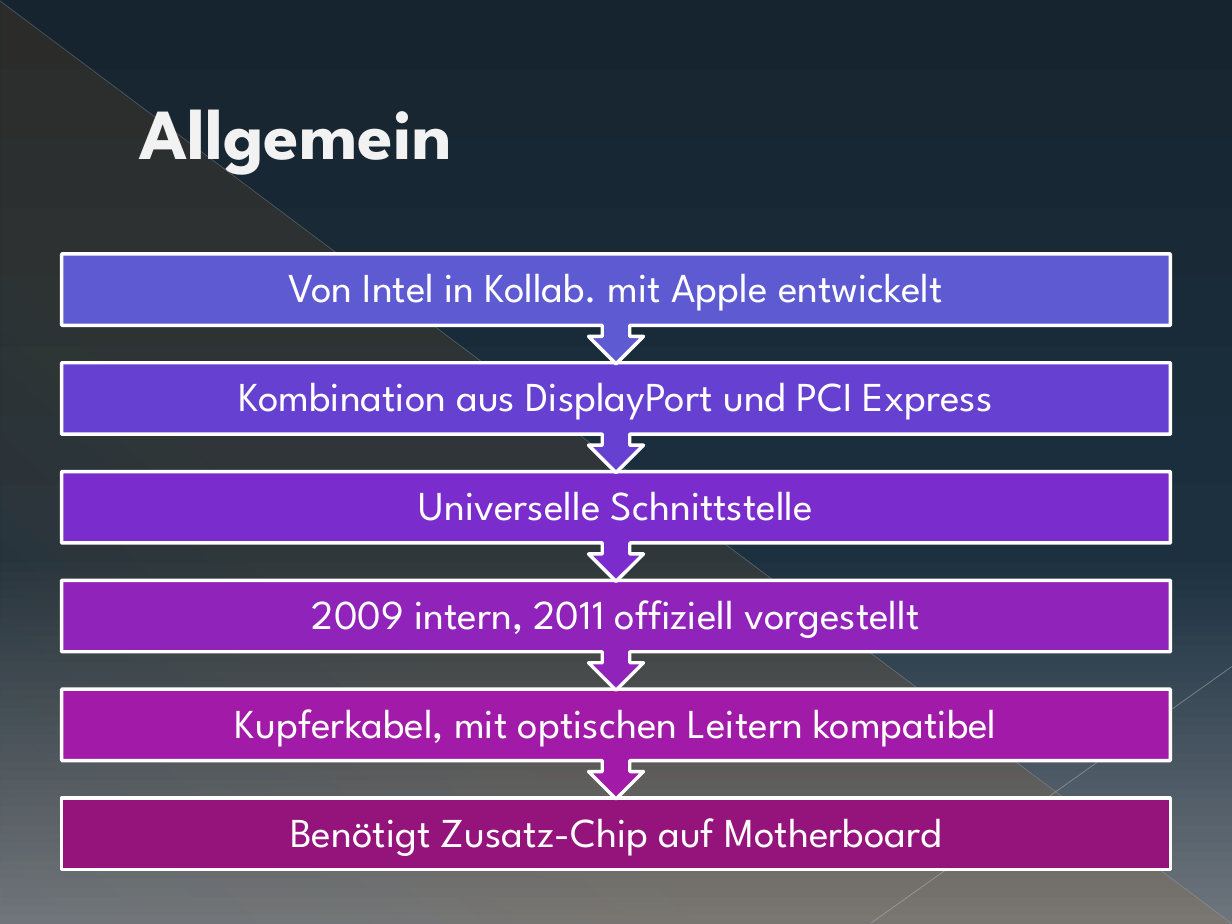
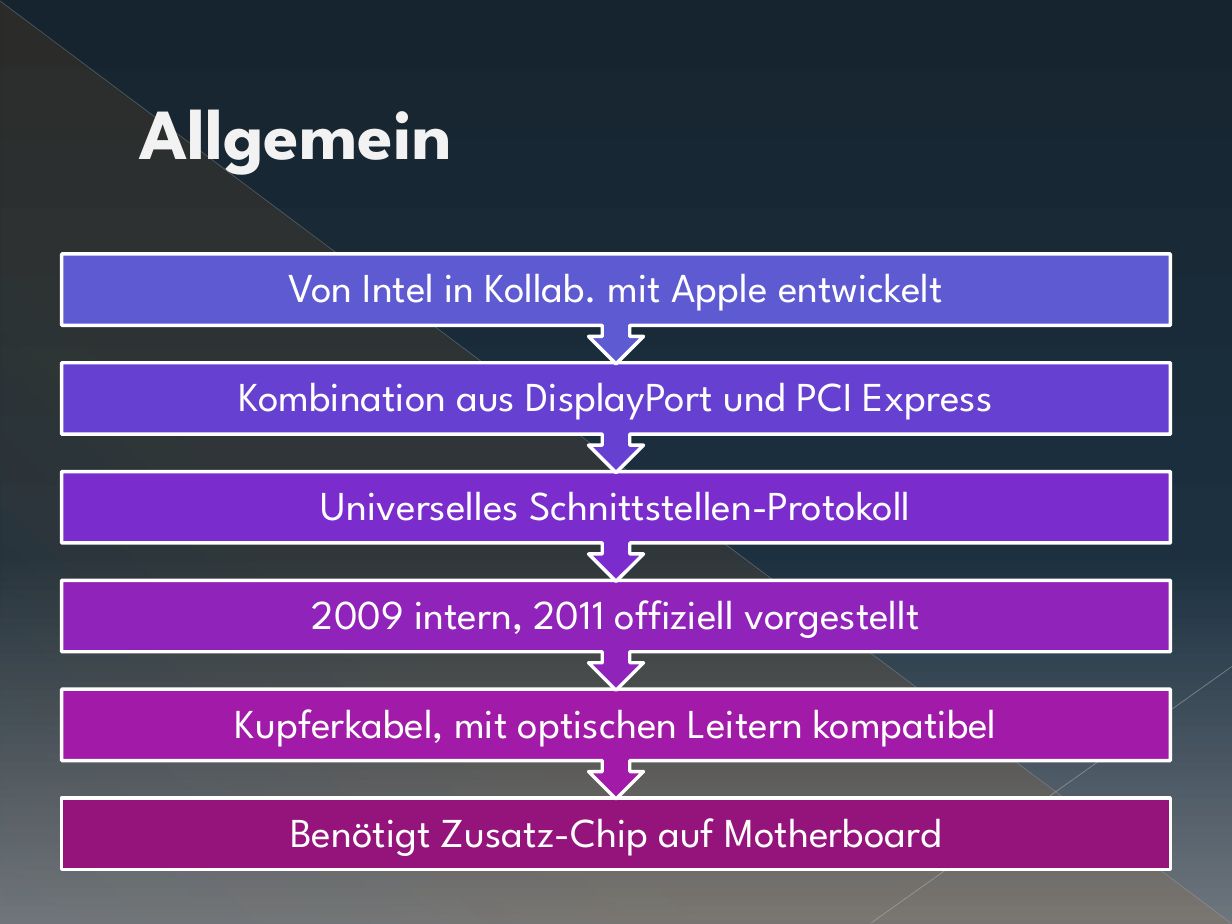
Before and after one commit to sewpalu/Compendia, a slide deck: slide 2 of doc/thunderbolt_presentation/Thunderbolt.pptx. Drawn at 1232x924 pixels with LibreOffice and Linux fonts; fonts in the diff are those of the drawing. Boxes give left, top, right and bottom in pixels: in the first picture for what was removed or moved away, otherwise in the second. Text is boxed around its words. In the diff, an @@ line names an element or a change of style, - is before the commit and + after.

```diff
--- a/doc/thunderbolt_presentation/Thunderbolt.pptx
+++ b/doc/thunderbolt_presentation/Thunderbolt.pptx
@@ text at (x1=321, y1=491, x2=910, y2=521): text changed @@
-Universelle Schnittstelle
+Universelles Schnittstellen-Protokoll
```
Also in this commit, not shown: 3 other slides changed, 2 slides added.
